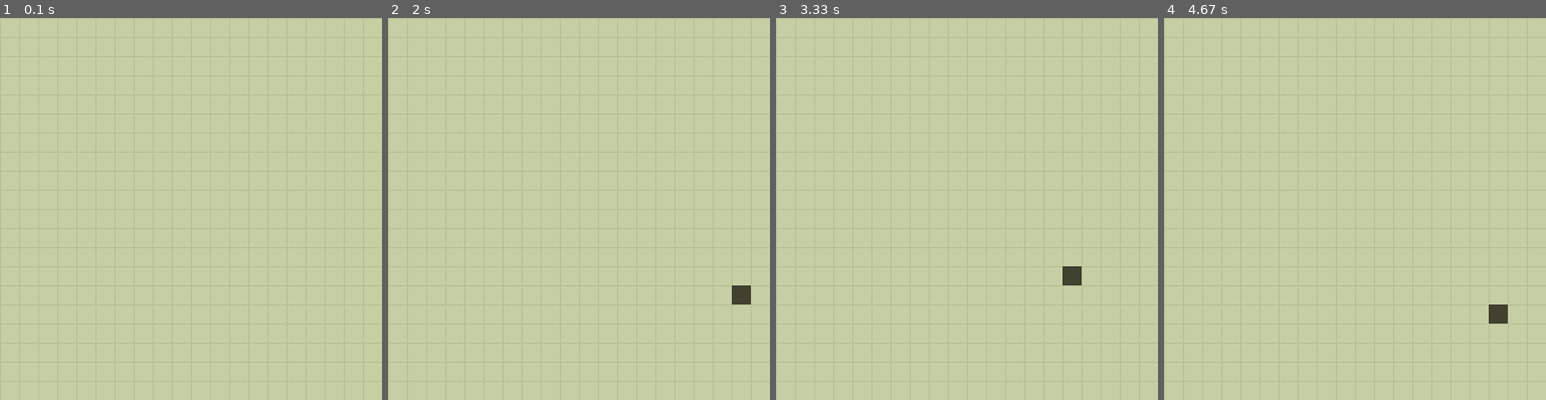
Above: before the commit, frames 1-4 (left to right).
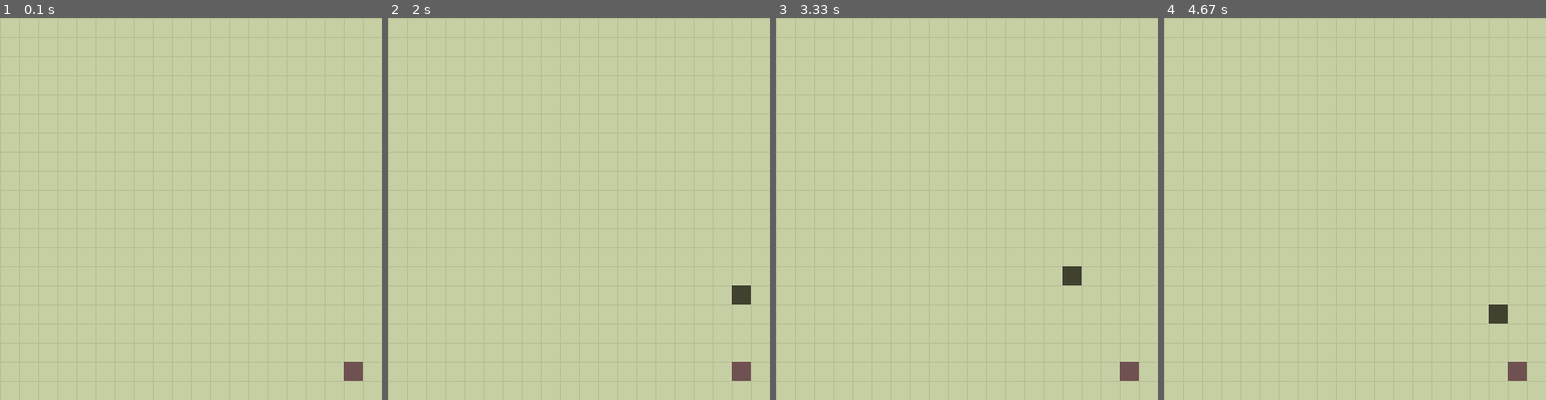
Above: after the commit, the same moments.

Repository: SubGameR69/Pygame-Projects
Game: pygame game, started from Snake Game/main.py
The game is run twice, just before and just after one commit, with the same random seed, the same clock (stepped at 60 frames per second) and the same inputs.
Inputs:
- Up to frame 1 (0.1 s): no input
- Up to frame 2 (2 s): hold Right 0.33-0.8 s; hold Up 0.83-1.13 s; hold Right 1.17-1.63 s; hold Left from 1.67 s (still down)
- Up to frame 3 (3.33 s): release Left at 2.2 s; hold Down 2.23-2.53 s; hold Left 2.57-2.97 s; hold Up from 3 s (still down)
- Up to frame 4 (4.67 s): release Up at 3.37 s; hold Right 3.4-4.03 s; hold Down 4.07-4.43 s; hold Left from 4.47 s (still down)

The runs differ from the first frame. In frame 1, 0.2% of the frame differs, in the area x 90-95%, y 90-95%; in frame 2, 0.2%; in frame 3, 0.2%; in frame 4, 0.2%.

Commit message:
Draw Food

Diff:
--- a/Snake Game/main.py
+++ b/Snake Game/main.py
@@ -7,6 +7,8 @@
 
 running = True
 begin = True
+bait = True
+
 clock = pygame.time.Clock()
 
 time = None
@@ -15,16 +17,24 @@
 snake_length = None
 snake_parts = None
 snake_direction = None
-random_pos = randrange(0, SCREEN_SIZE, SNAKE_PART_SIZE)
+ran_snake_pos = randrange(0, SCREEN_SIZE, SNAKE_PART_SIZE)
+ran_food_pos = randrange(0, SCREEN_SIZE, SNAKE_PART_SIZE)
+
+food_rect = None
 
 while running:
     if begin:
         begin = False
         time = 0
-        snake_rect = pygame.rect.Rect(random_pos, random_pos, SNAKE_PART_SIZE, SNAKE_PART_SIZE)
+        snake_rect = pygame.rect.Rect(ran_snake_pos, ran_snake_pos, SNAKE_PART_SIZE, SNAKE_PART_SIZE)
         snake_length = 1
         snake_parts = []
         snake_direction = pygame.math.Vector2(0, 0)
+
+    if bait:
+        bait = False
+        food_rect = pygame.rect.Rect(ran_food_pos, ran_food_pos, FOOD_SIZE, FOOD_SIZE)
+
     for event in pygame.event.get():
         if event.type == pygame.QUIT or (event.type == pygame.KEYDOWN and event.key == pygame.K_ESCAPE):
             running = False
@@ -52,6 +62,7 @@
         snake_parts.append(snake_rect.copy())
         snake_parts = snake_parts[-snake_length:]
 
+    pygame.draw.rect(screen, FOOD_COLOR, food_rect)
     [pygame.draw.rect(screen, SNAKE_COLOR, snake_part) for snake_part in snake_parts]
 
     pygame.display.flip()
